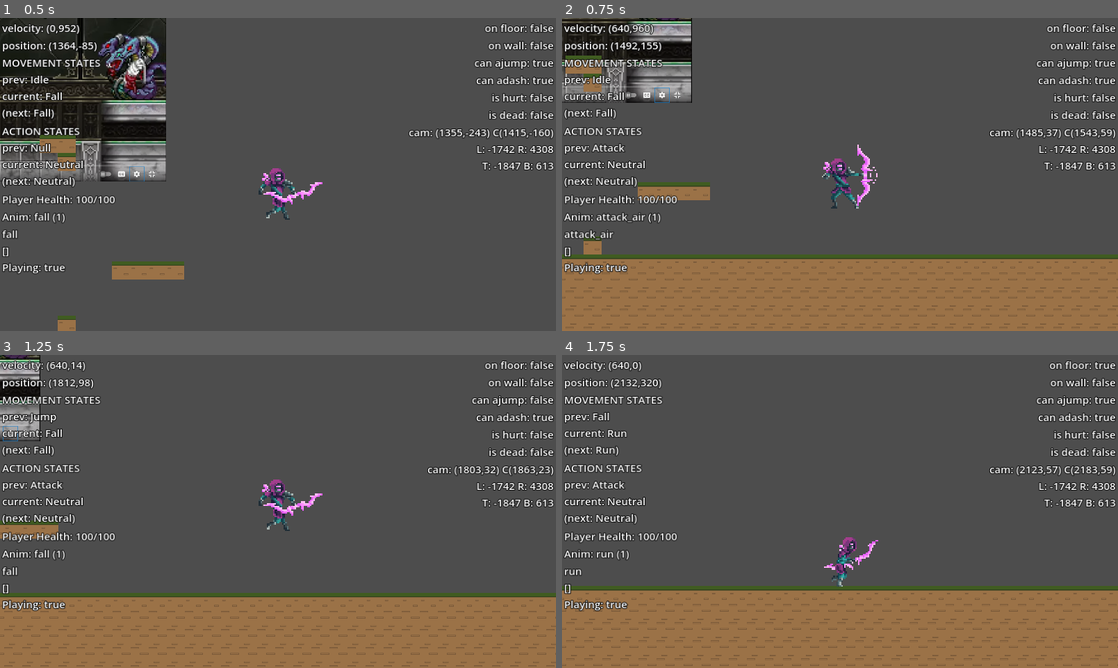
Above: before the commit, frames 1-4 (two rows, left to right).
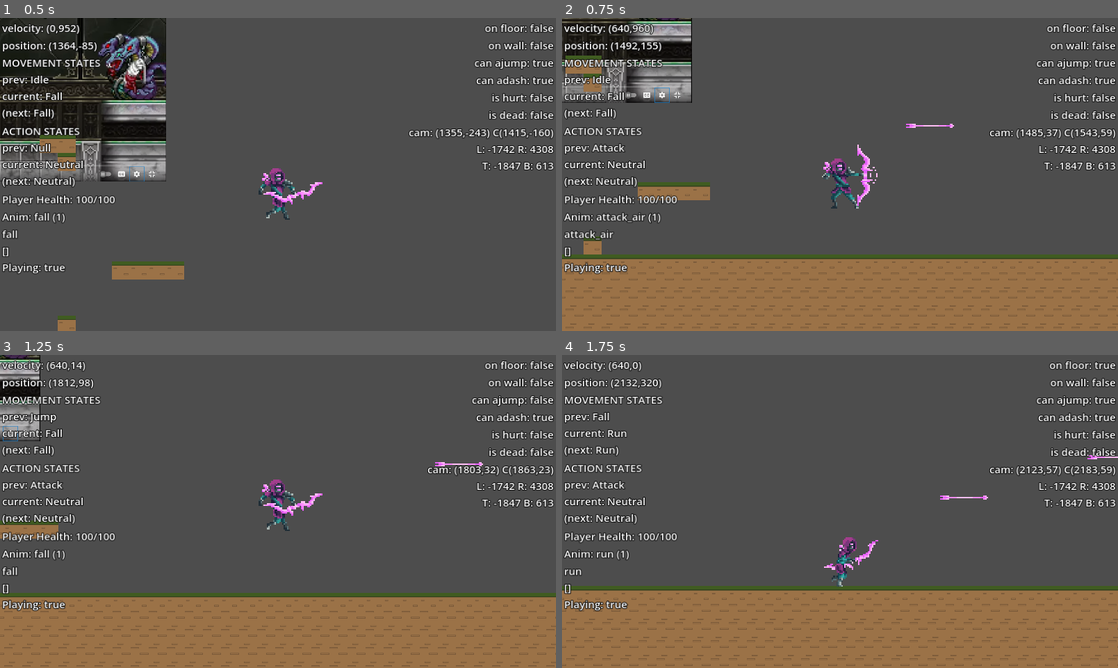
Above: after the commit, the same moments.

Repository: azylazide/untitled-hw-game-G4
Game: Godot game, scene res://src/levels/level_test.tscn
Same seed, same stepped clock (60 frames per second), same inputs: the game is played once before the commit and once after it.
Inputs:
- Up to frame 1 (0.5 s): no input
- Up to frame 2 (0.75 s): tap Enter (ui_accept) at 0.5 s; hold D (right) from 0.53 s (still down); hold Z (attack) from 0.53 s (still down)
- Up to frame 3 (1.25 s): keep holding D (right); keep holding Z (attack); tap Space (jump) at 0.77 s
- Up to frame 4 (1.75 s): keep holding D (right); release Z (attack) at 1.28 s; tap Z (attack) at 1.35 s; tap Space (jump) at 1.52 s

Frame 1 is identical in both runs. In frame 2, less than 0.1% of the frame differs, in the area x 61-71%, y 33-36%; in frame 3, less than 0.1%; in frame 4, less than 0.1%, in the area x 68-100%, y 32-47%.
Error before the commit: Trying to assign value of type 'Nil' to a variable of type 'float'. (res://src/actors/player/player.gd:911)
Error after the commit: Trying to assign value of type 'Nil' to a variable of type 'float'. (res://src/actors/player/player.gd:914)

Commit message:
added basic arrow attack

Diff:
--- a/project.godot
+++ b/project.godot
@@ -88,6 +88,7 @@
 2d_physics/layer_3="enemy"
 2d_physics/layer_4="hazard"
 2d_physics/layer_5="camera_area"
+2d_physics/layer_9="arrow"
 
 [rendering]
 
--- a/src/actors/player/player.gd
+++ b/src/actors/player/player.gd
@@ -133,6 +133,7 @@
 
 signal player_dead
 signal player_hurt
+signal player_attacked
 
 var is_dead:= false
 var is_hurt:= false
@@ -334,6 +335,8 @@
 	match Action.current:
 		Action.STATES.HURT:
 			anim_sm.travel("hurt")
+		Action.STATES.ATTACK:
+			player_attacked.emit(face_direction)
 	pass
 
 ## Main states code that runs per frame
@@ -831,7 +834,7 @@
 ## Triggers when an animation is finished
 ## Handles transitions to other animations or decides what state to transition to
 func _on_animation_tree_animation_finished(anim_name: StringName) -> void:
-	print(anim_name)
+#	print(anim_name)
 	if anim_name in ["attack_right","attack_left","attack_air_right","attack_air_left"]:
 		attack_finished = true
 		match Move.current:
--- a/src/actors/player/player.tscn
+++ b/src/actors/player/player.tscn
@@ -329,6 +329,18 @@
 "update": 1,
 "values": [false]
 }
+tracks/3/type = "value"
+tracks/3/imported = false
+tracks/3/enabled = true
+tracks/3/path = NodePath("ArrowSpawn:position")
+tracks/3/interp = 1
+tracks/3/loop_wrap = true
+tracks/3/keys = {
+"times": PackedFloat32Array(0),
+"transitions": PackedFloat32Array(1),
+"update": 0,
+"values": [Vector2(143, -114)]
+}
 
 [sub_resource type="Animation" id="Animation_n83xo"]
 resource_name = "adash_left"
@@ -529,6 +541,18 @@
 "update": 1,
 "values": [true]
 }
+tracks/3/type = "value"
+tracks/3/imported = false
+tracks/3/enabled = true
+tracks/3/path = NodePath("ArrowSpawn:position")
+tracks/3/interp = 1
+tracks/3/loop_wrap = true
+tracks/3/keys = {
+"times": PackedFloat32Array(0),
+"transitions": PackedFloat32Array(1),
+"update": 0,
+"values": [Vector2(-143, -114)]
+}
 
 [sub_resource type="Animation" id="Animation_70s3h"]
 resource_name = "attack_right"
@@ -568,6 +592,18 @@
 "transitions": PackedFloat32Array(1),
 "update": 1,
 "values": [false]
+}
+tracks/3/type = "value"
+tracks/3/imported = false
+tracks/3/enabled = true
+tracks/3/path = NodePath("ArrowSpawn:position")
+tracks/3/interp = 1
+tracks/3/loop_wrap = true
+tracks/3/keys = {
+"times": PackedFloat32Array(0),
+"transitions": PackedFloat32Array(1),
+"update": 0,
+"values": [Vector2(143, -114)]
 }
 
 [sub_resource type="Animation" id="Animation_mnq1f"]
@@ -1345,6 +1381,7 @@
 
 [node name="CameraBBoxDetector" type="Area2D" parent="."]
 position = Vector2(0, -75)
+collision_layer = 0
 script = ExtResource("3_il3ji")
 
 [node name="CollisionShape2D" type="CollisionShape2D" parent="CameraBBoxDetector"]
@@ -1438,6 +1475,9 @@
 hframes = 8
 vframes = 8
 frame = 40
+
+[node name="ArrowSpawn" type="Marker2D" parent="."]
+position = Vector2(143, -114)
 
 [node name="AnimationTree" type="AnimationTree" parent="."]
 tree_root = SubResource("AnimationNodeStateMachine_lagf6")
--- /dev/null
+++ b/src/levels/level_test.gd
@@ -0,0 +1,24 @@
+extends LevelTemplate
+
+@export var player_node: ActorBase
+@export var arrow_pscn: PackedScene
+
+# Called when the node enters the scene tree for the first time.
+func _ready() -> void:
+
+	player_node.player_attacked.connect(spawn_arrow)
+	pass # Replace with function body.
+
+
+# Called every frame. 'delta' is the elapsed time since the previous frame.
+func _process(delta: float) -> void:
+	pass
+
+func spawn_arrow(face_direction: float) -> void:
+	print("ATTACKED")
+	var arrow_scn = arrow_pscn.instantiate()
+	arrow_scn.direction = face_direction
+	arrow_scn.global_position = player_node.get_node("ArrowSpawn").global_position
+	add_child(arrow_scn)
+
+	pass
--- a/src/levels/level_test.tscn
+++ b/src/levels/level_test.tscn
@@ -1,6 +1,7 @@
-[gd_scene load_steps=8 format=3 uid="uid://sui8erivjt5m"]
+[gd_scene load_steps=9 format=3 uid="uid://sui8erivjt5m"]
 
-[ext_resource type="Script" path="res://src/levels/LevelTemplate.gd" id="1_f8yqe"]
+[ext_resource type="Script" path="res://src/levels/level_test.gd" id="1_yx08m"]
+[ext_resource type="PackedScene" uid="uid://cmgcdb5sm7mll" path="res://src/props/arrow.tscn" id="2_ahl1u"]
 [ext_resource type="TileSet" uid="uid://dsgrixorcwhe3" path="res://src/levels/debugtileset.tres" id="2_ilwmr"]
 [ext_resource type="PackedScene" uid="uid://wnwyyirpcmam" path="res://src/actors/player/player.tscn" id="4_b3pug"]
 [ext_resource type="Script" path="res://src/camera_bound_box.gd" id="4_yupxf"]
@@ -10,8 +11,10 @@
 [sub_resource type="RectangleShape2D" id="RectangleShape2D_ffwgc"]
 size = Vector2(6050, 2460)
 
-[node name="LevelTest" type="Node2D"]
-script = ExtResource("1_f8yqe")
+[node name="LevelTest" type="Node2D" node_paths=PackedStringArray("player_node")]
+script = ExtResource("1_yx08m")
+player_node = NodePath("Player")
+arrow_pscn = ExtResource("2_ahl1u")
 metadata/_edit_lock_ = true
 
 [node name="SampleTestScale" type="Sprite2D" parent="."]
--- /dev/null
+++ b/src/props/arrow.gd
@@ -0,0 +1,33 @@
+extends Area2D
+
+@export var tile_speed:= 20.0
+@export var direction:= 1
+
+@onready var sprite: Sprite2D = $Sprite2D
+@onready var coll: CollisionShape2D = $CollisionShape2D
+
+func _ready() -> void:
+	if direction < 0:
+		sprite.flip_h = true
+		sprite.offset.x = -10
+		coll.position.x = -coll.position.x
+
+
+func _physics_process(delta: float) -> void:
+	global_position.x += tile_speed*Globals.TILE_UNITS*delta*direction
+	pass
+
+
+func _on_body_entered(body: Node2D) -> void:
+	queue_free()
+	pass # Replace with function body.
+
+
+func _on_area_entered(area: Area2D) -> void:
+	queue_free()
+	pass # Replace with function body.
+
+
+func _on_visible_on_screen_enabler_2d_screen_exited() -> void:
+	queue_free()
+	pass # Replace with function body.
--- /dev/null
+++ b/src/props/arrow.tscn
@@ -0,0 +1,29 @@
+[gd_scene load_steps=4 format=3 uid="uid://cmgcdb5sm7mll"]
+
+[ext_resource type="Script" path="res://src/props/arrow.gd" id="1_nmcbq"]
+[ext_resource type="Texture2D" uid="uid://bng0imq8kx7dn" path="res://assets/projectile.png" id="1_w7uso"]
+
+[sub_resource type="CircleShape2D" id="CircleShape2D_kbib6"]
+radius = 20.2237
+
+[node name="Arrow" type="Area2D"]
+collision_layer = 256
+collision_mask = 5
+script = ExtResource("1_nmcbq")
+
+[node name="CollisionShape2D" type="CollisionShape2D" parent="."]
+position = Vector2(120, 0)
+shape = SubResource("CircleShape2D_kbib6")
+
+[node name="Sprite2D" type="Sprite2D" parent="."]
+texture_filter = 1
+scale = Vector2(5.5, 5.5)
+texture = ExtResource("1_w7uso")
+offset = Vector2(10, 0)
+
+[node name="VisibleOnScreenEnabler2D" type="VisibleOnScreenEnabler2D" parent="."]
+scale = Vector2(32.4, 11.25)
+
+[connection signal="area_entered" from="." to="." method="_on_area_entered"]
+[connection signal="body_entered" from="." to="." method="_on_body_entered"]
+[connection signal="screen_exited" from="VisibleOnScreenEnabler2D" to="." method="_on_visible_on_screen_enabler_2d_screen_exited"]
